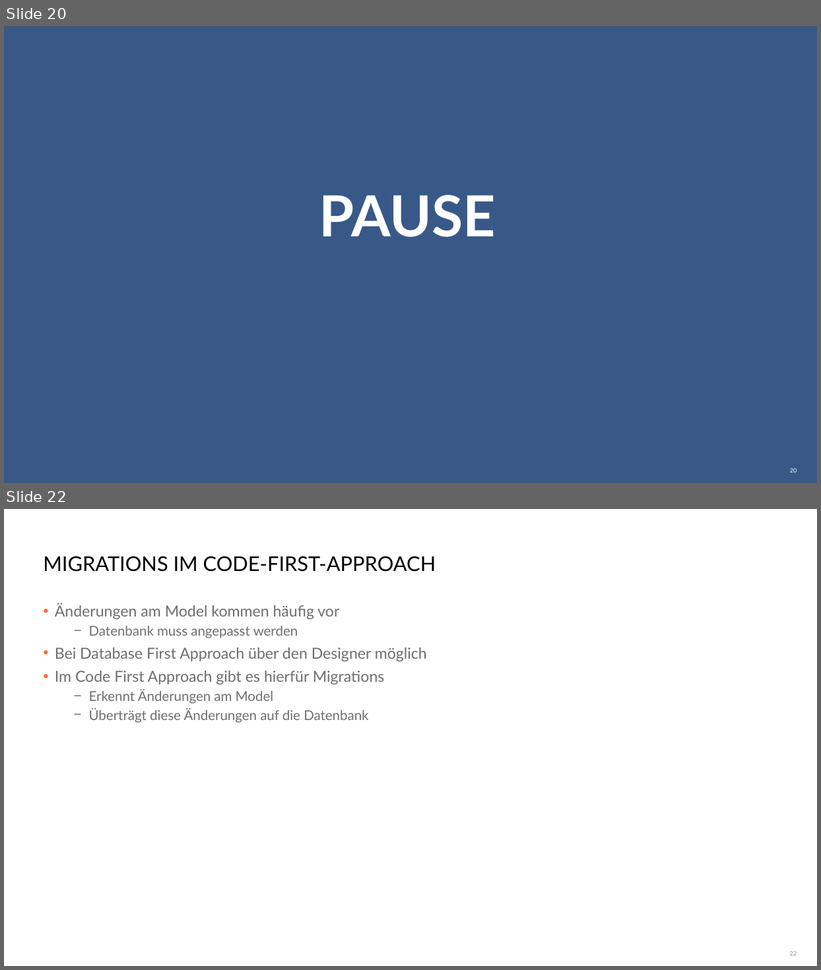
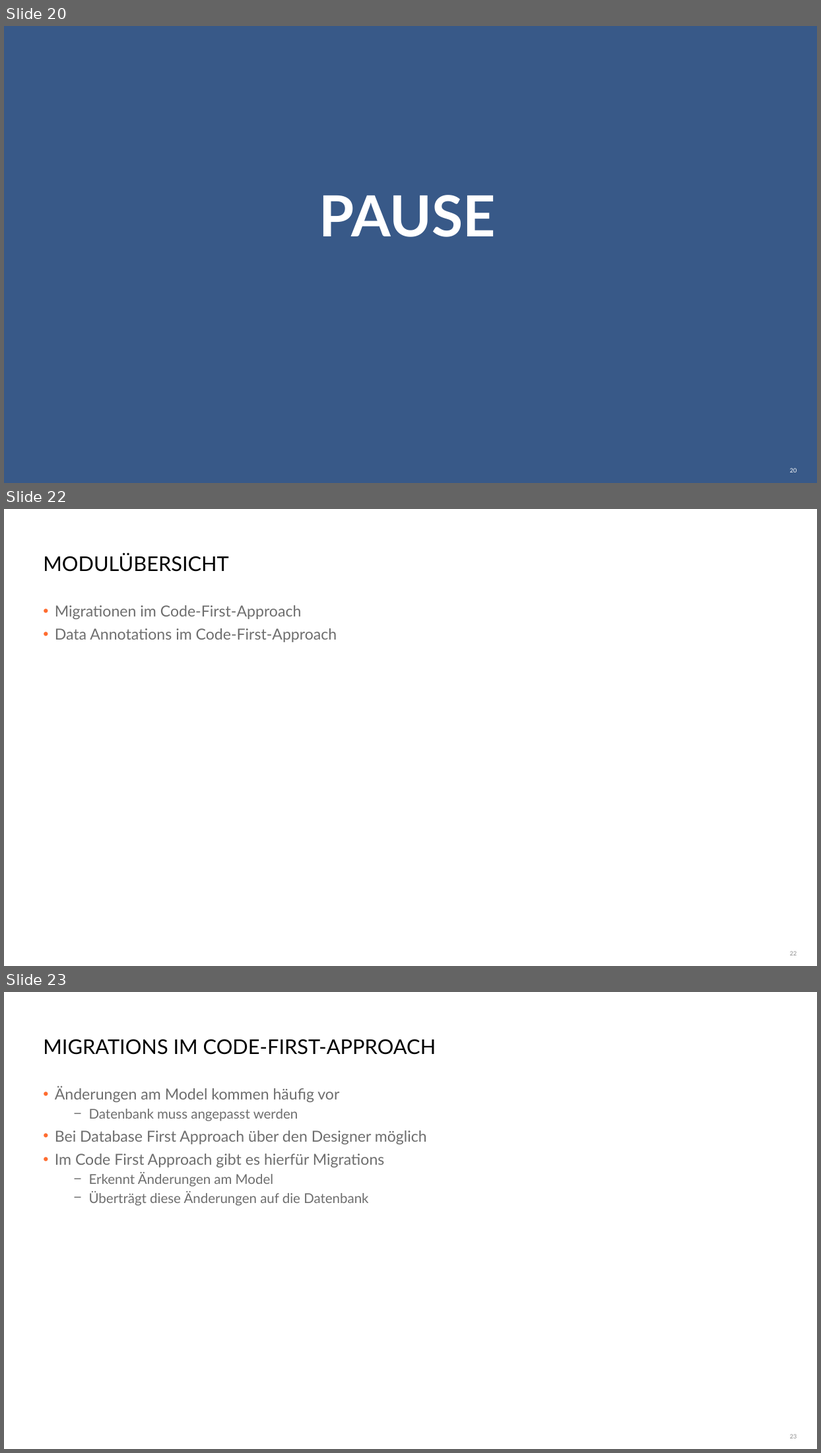
Before and after one commit to danielbeckmann/DotNETJumpStart, a slide deck: 03. Entity Framework/Datenmodellierung und -abfrage mit dem Entity Framework.pptx. Shown one above the other, each under a label of ours: slides 20 and 22 before the commit, slides 20, 22 and 23 after it; the slides between them are not shown. The pictures are 821x970 and 821x1453 pixels, drawn with LibreOffice and Linux fonts; fonts in the diff are those of the drawing; background and template pictures are left out. Boxes give left, top, right and bottom in pixels: in the first picture for what was removed or moved away, otherwise in the second. Text is boxed around its words. In the diff, an @@ line names an element or a change of style, - is before the commit and + after.

```diff
--- a/03. Entity Framework/Datenmodellierung und -abfrage mit dem Entity Framework.pptx
+++ b/03. Entity Framework/Datenmodellierung und -abfrage mit dem Entity Framework.pptx
@@ slide 22 added at (4,509,817,966), background #FFFFFF @@
@@ title added at (43,553,229,572), 24 pt, text #000000 @@
+MODULÜBERSICHT
@@ text added at (55,605,337,642), 18 pt, text #6E6E6E @@
+• Migrationen im Code-First-Approach
+• Data Annotations im Code-First-Approach
@@ page number added at (790,951,797,956), 7 pt, text #8C8C8C @@
+22
@@ what was slide 22 is now slide 23 @@
```
Also in this commit, not shown: 12 slides changed, 3 other files.
